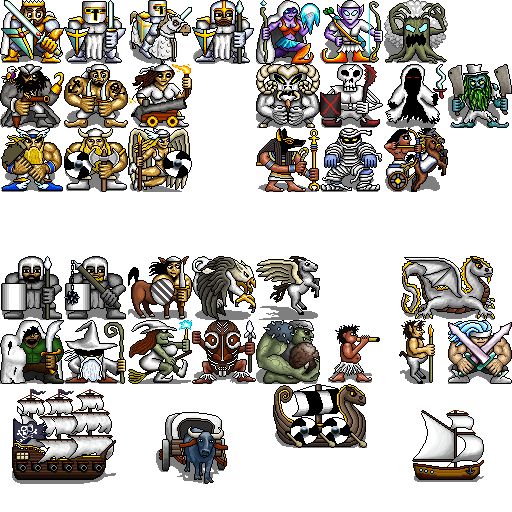
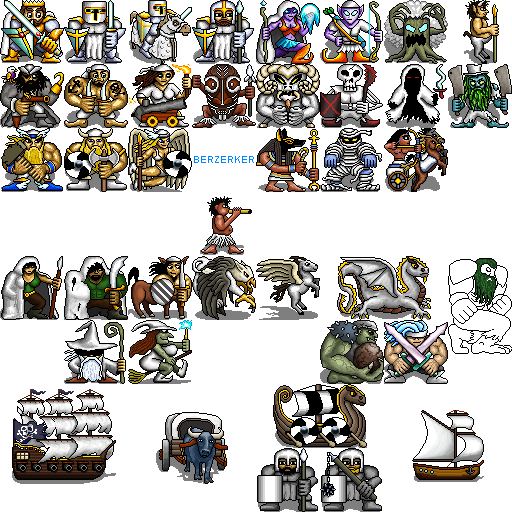
Layered file, before and after one edit (w=512, h=512). Changes by layer:
painted on "Colour" over [0, 36, 511, 503]
painted on "Detail" over [0, 0, 512, 512]
painted on "Shadow" over [0, 48, 494, 512]
